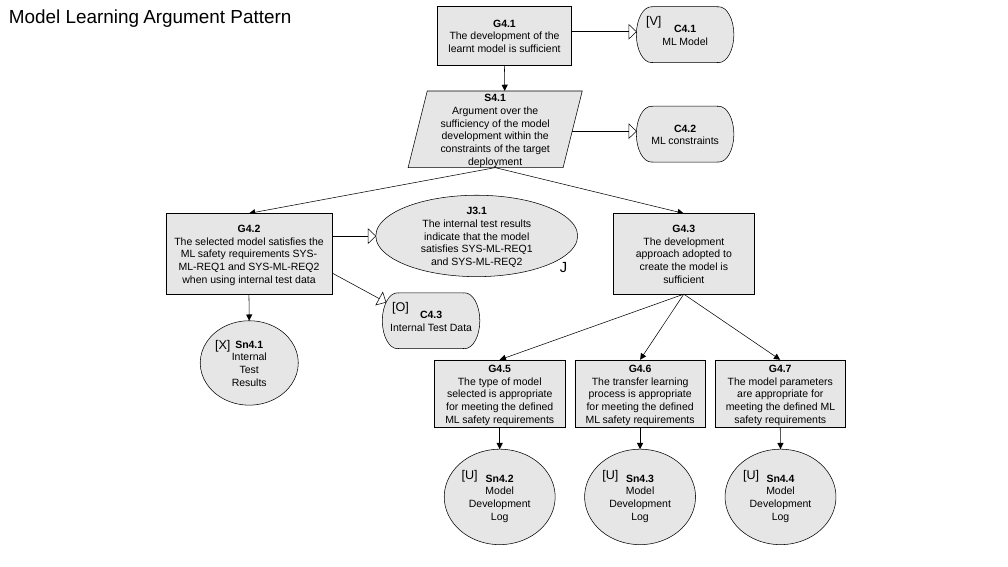
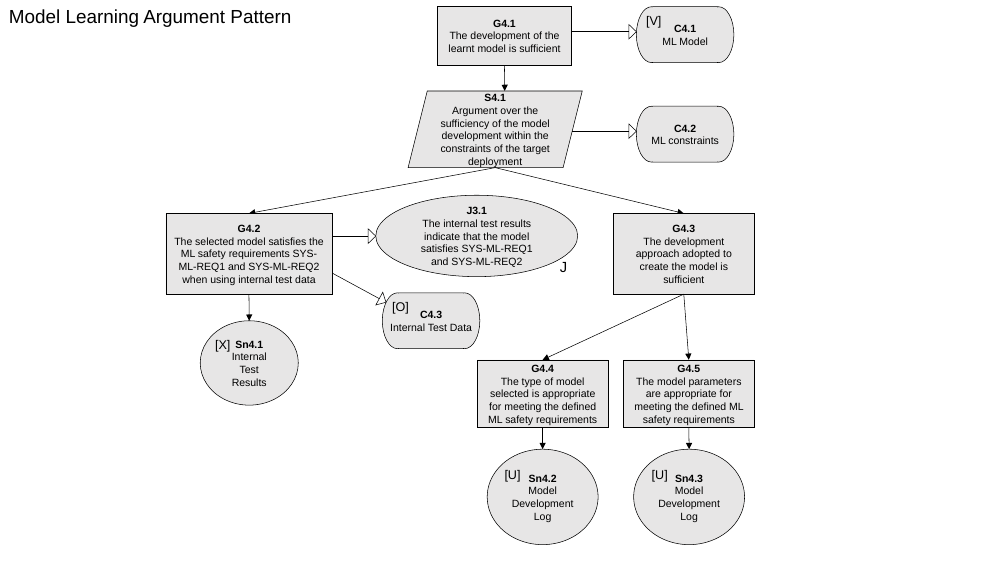
Before and after one commit to RI-SE/smirk, a slide deck: slide 7 of docs/figures/figures.pptx (slide 6 before the commit). Drawn at 1008x567 pixels with LibreOffice and Linux fonts; fonts in the diff are those of the drawing. Boxes give left, top, right and bottom in pixels: in the first picture for what was removed or moved away, otherwise in the second. Text is boxed around its words. In the diff, an @@ line names an element or a change of style, - is before the commit and + after.

```diff
--- a/docs/figures/figures.pptx
+++ b/docs/figures/figures.pptx
@@ arrow moved from (684, 294) - (500, 360) to (684, 294) - (543, 360) @@
@@ arrow removed from (684, 294) to (640, 360) @@
@@ arrow moved from (684, 294) - (780, 360) to (684, 294) - (689, 360) @@
@@ text in rectangle at <box>531,364,554,372</box>: text changed @@
-G4.5
+G4.4
@@ rectangle removed at <box>575,360,705,427</box> @@
-G4.6
-The transfer learning process is appropriate for meeting the defined ML safety requirements
@@ text in rectangle at <box>677,364,700,372</box>: text changed @@
-G4.7
+G4.5
@@ ellipse "Sn4.2": place and size @@
-ellipse "Sn4.2" at <box>445,449,556,544</box>
+ellipse "Sn4.2" at <box>487,449,598,544</box>
@@ 1 text, 1 rectangle, 1 arrow: place and size @@
-1 text, 1 rectangle, 1 arrow at <box>435,360,565,482</box>
+1 text, 1 rectangle, 1 arrow at <box>478,360,608,482</box>
@@ ellipse removed at <box>585,449,696,544</box> @@
-Sn4.3
-Model Development Log
@@ arrow removed from (640, 427) to (640, 449) @@
@@ 1 text, 1 rectangle, 1 ellipse, 1 arrow: place and size @@
-1 text, 1 rectangle, 1 ellipse, 1 arrow at <box>715,360,845,544</box>
+1 text, 1 rectangle, 1 ellipse, 1 arrow at <box>624,360,754,544</box>
@@ text removed at <box>602,470,618,482</box> @@
-[U]
@@ text in ellipse at <box>675,474,703,482</box>: text changed @@
-Sn4.4
+Sn4.3
```
Also in this commit, not shown: 3 other slides changed, 1 slide added.
